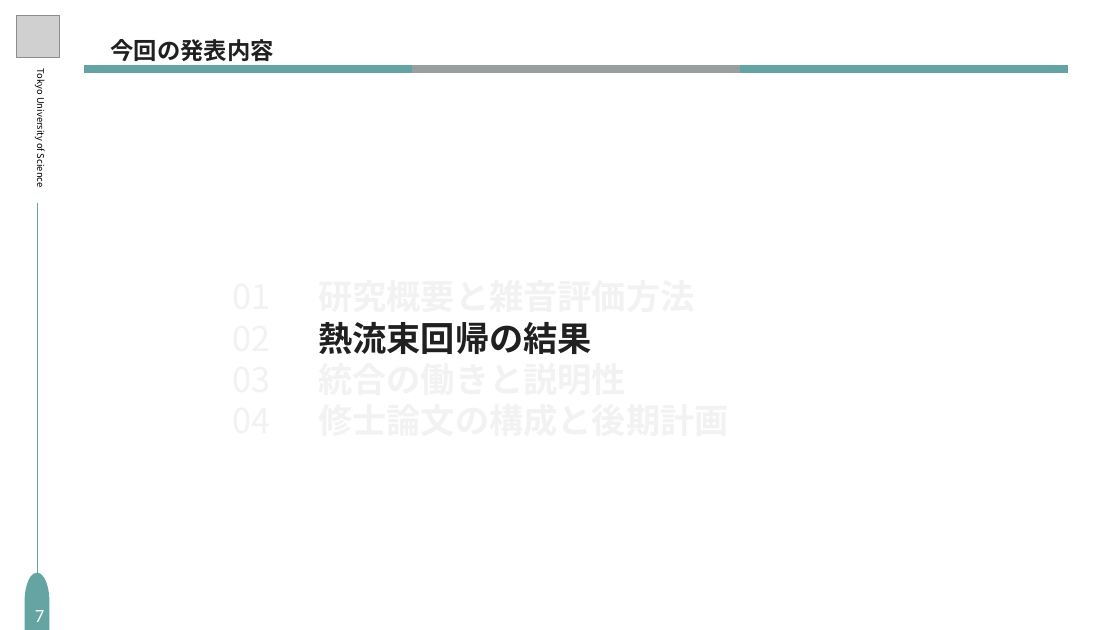
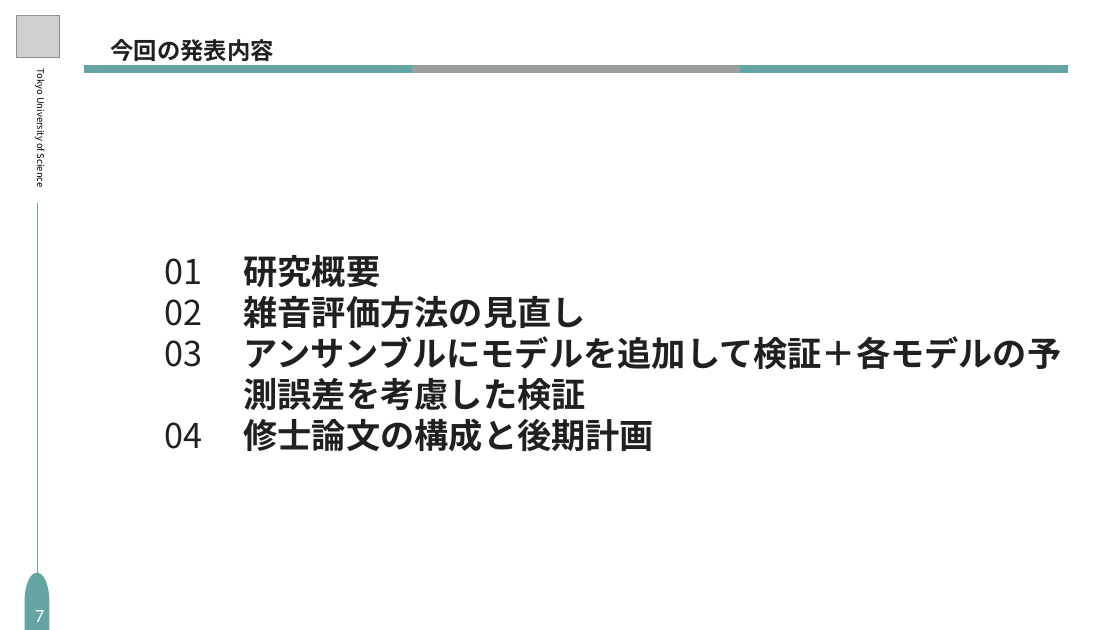
Before and after one commit to S-Riku-tus/university_research, a slide deck: slide 7 of 研究進捗報告/2026/1016（研究進捗報告）/研究進捗_1016_編集用_修正版.pptx. Drawn at 1120x630 pixels with LibreOffice and Linux fonts; fonts in the diff are those of the drawing; grey boxes stand for pictures. Boxes give left, top, right and bottom in pixels: in the first picture for what was removed or moved away, otherwise in the second. Text is boxed around its words. In the diff, an @@ line names an element or a change of style, - is before the commit and + after.

```diff
--- a/研究進捗報告/2026/1016（研究進捗報告）/研究進捗_1016_編集用_修正版.pptx
+++ b/研究進捗報告/2026/1016（研究進捗報告）/研究進捗_1016_編集用_修正版.pptx
@@ text "01 02 03": place and size @@
-text "01 02 03" at (227,273,297,409)
+text "01 02 03" at (164,258,202,449)
@@ text "01 02 03" at (164,258,202,449): text colour #F2F2F2 to #202020 in "01 03", "04" @@
@@ text "研究概要": place and size @@
-text "研究概要" at (318,322,626,402)
+text "研究概要" at (244,255,1062,451)
@@ text at (244,255,1062,410): text changed; text colour #F2F2F2 to #202020 @@
-研究概要と雑音評価方法
-熱流束回帰の結果
-統合の働きと説明性
+研究概要
+雑音評価方法の見直し
+アンサンブルにモデルを追加して検証＋各モデルの予測誤差を考慮した検証
@@ text at (244,418,655,451): text colour #F2F2F2 to #202020 in "修士論文の構成と後期計画" @@
```
Also in this commit, not shown: 11 other slides changed, 1 slide added, 1 slide removed.
